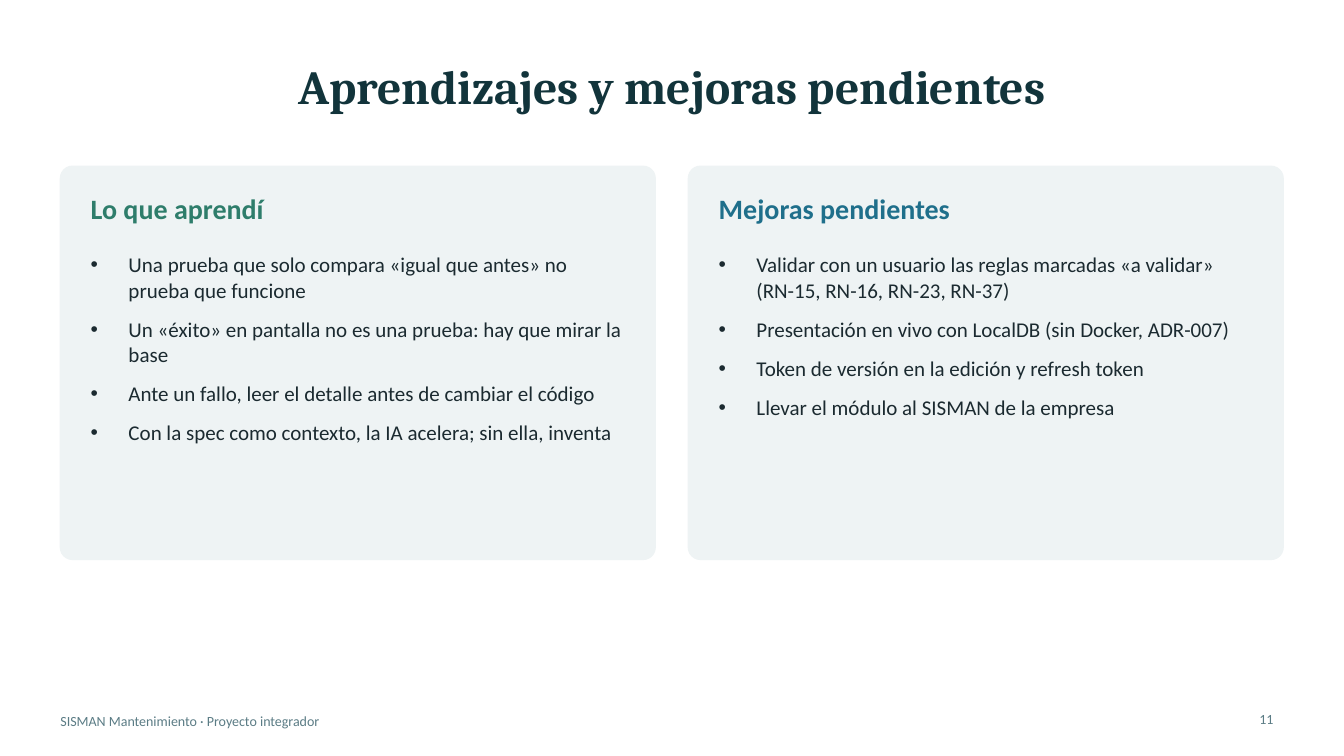
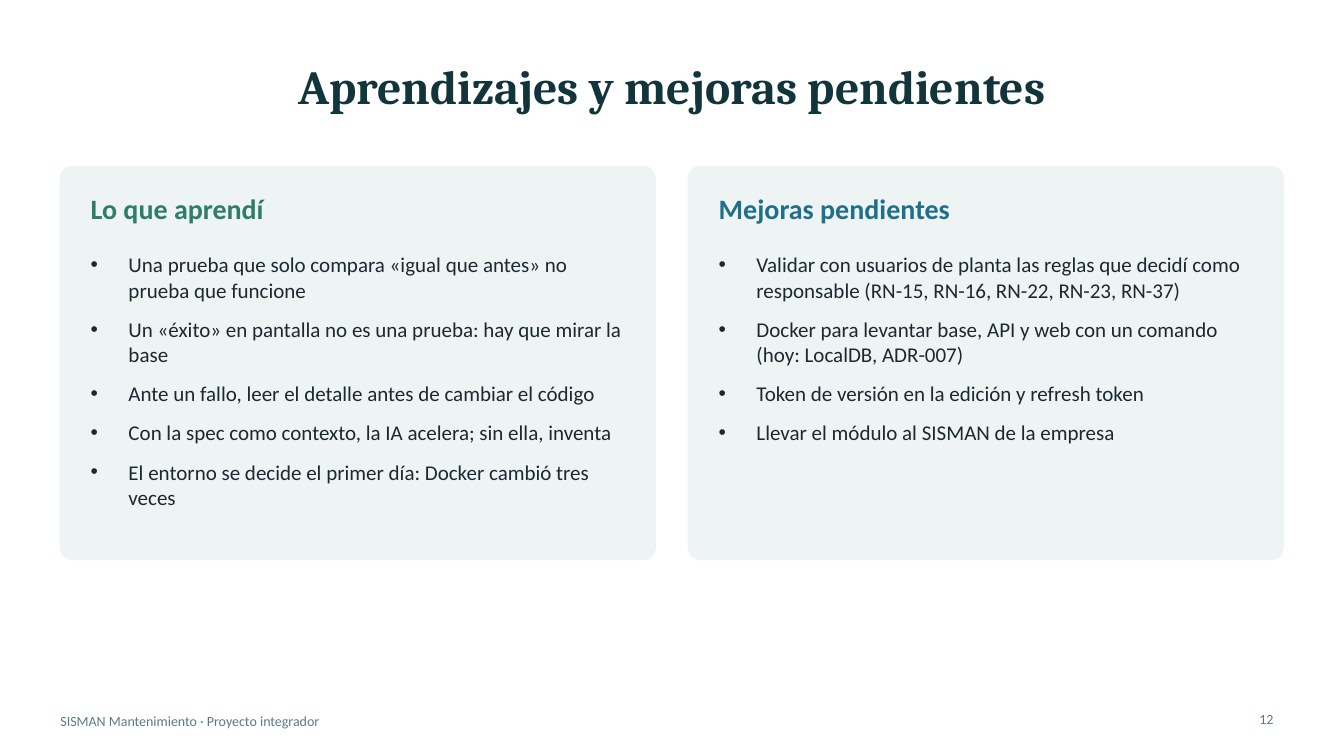
Before and after one commit to AngelHermozaSalasEDP/sisman-mantenimiento, a slide deck: slide 12 of docs/presentacion.pptx (slide 11 before the commit). Drawn at 1344x756 pixels with LibreOffice and Linux fonts; fonts in the diff are those of the drawing. Boxes give left, top, right and bottom in pixels: in the first picture for what was removed or moved away, otherwise in the second. Text is boxed around its words. In the diff, an @@ line names an element or a change of style, - is before the commit and + after.

```diff
--- a/docs/presentacion.pptx
+++ b/docs/presentacion.pptx
@@ text at (756, 257, 1240, 366): text changed @@
-• Validar con un usuario las reglas marcadas «a validar» (RN-15, RN-16, RN-23, RN-37)
-• Presentación en vivo con LocalDB (sin Docker, ADR-007)
+• Validar con usuarios de planta las reglas que decidí como responsable (RN-15, RN-16, RN-22, RN-23, RN-37)
+• Docker para levantar base, API y web con un comando (hoy: LocalDB, ADR-007)
@@ text at (128, 465, 589, 505): paragraph added @@
+• El entorno se decide el primer día: Docker cambió tres veces
@@ page number at (1259, 715, 1273, 724): text changed @@
-11
+12
```
Also in this commit, not shown: 8 other slides changed, 1 slide added, 1 other file.
